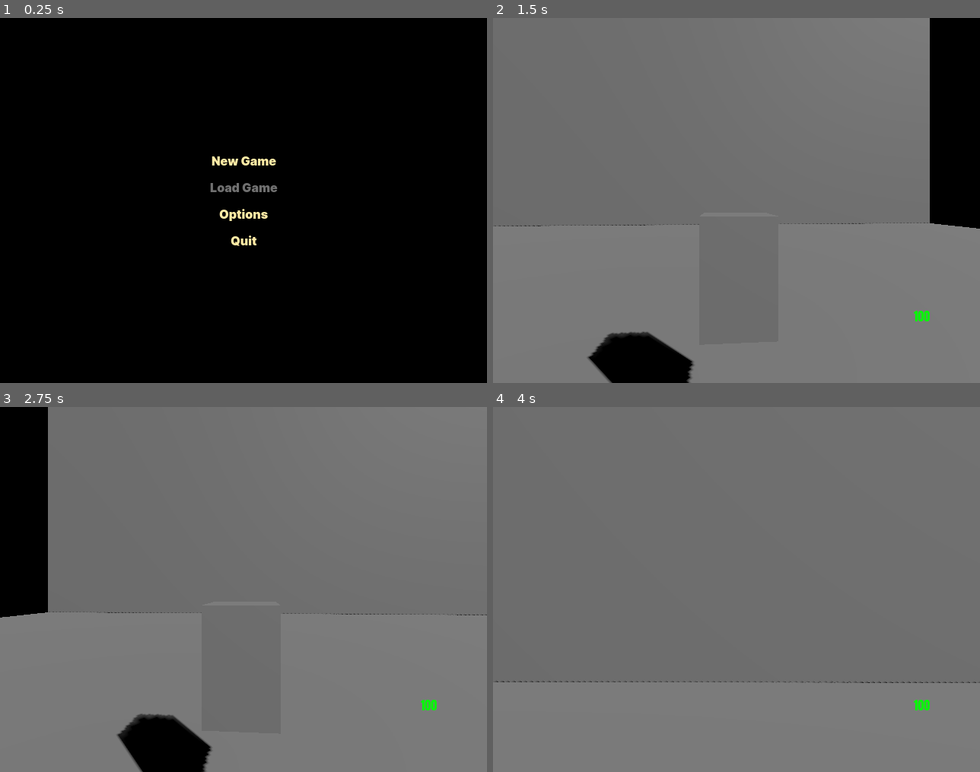
Above: before the commit, frames 1-4 (two rows, left to right).
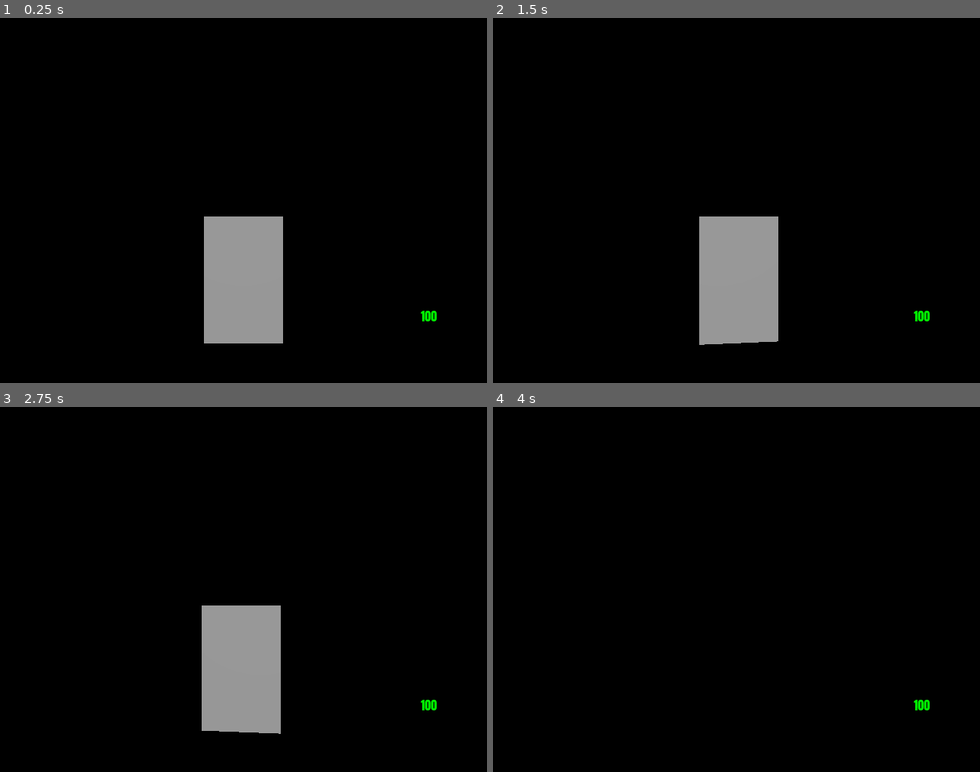
Above: after the commit, the same moments.

Repository: CyberFoxHax/godot-mdk
Game: Godot game, scene res://levels/LevelLoad.tscn
The game is run twice, just before and just after one commit, with the same random seed, the same clock (stepped at 60 frames per second) and the same inputs. Before the commit the project starts from res://menu/menu.tscn.
Inputs (mouse positions are in pixels of both pictures, inside the frame that each line leads up to):
- Up to frame 1 (0.25 s): no input
- Up to frame 2 (1.5 s): click (736, 160) at 0.5 s, where only the run before the commit has a clickable "New Game"; tap Enter at 1.25 s; move the mouse to (760, 200) at 1.27 s; press the mouse at (760, 200) at 1.28 s; hold W (move_forward) from 1.28 s (still down)
- Up to frame 3 (2.75 s): keep holding W (move_forward); tap Space (jump) at 1.52, 2, 2.27 s; move the mouse to (219, 589) at 2.02 s; release the mouse at (219, 589) at 2.03 s; click (219, 589) at 2.1 s
- Up to frame 4 (4 s): keep holding W (move_forward); tap Enter at 2.75 s; move the mouse to (746, 582) at 2.77 s; hold Right mouse button (toggle_sniper_mode) 2.78-3.53 s; click (746, 582) at 3.05 s; tap Space (jump) at 3.5, 3.77 s; move the mouse to (731, 596) at 3.52 s; tap Middle mouse button (use_item) at 3.6 s; click (731, 596) at 3.8 s

The runs differ from the first frame. In frame 1, 6.3% of the frame differs, in the area x 41-90%, y 37-90%; in frame 2, 92%; in frame 3, 92%; in frame 4, 100%, in the area x 0-100%, y 0-100%.
Error after the commit: Parse Error: Could not find type "MDKImage" in the current scope. (res://levels/level_load.gd:27)

Commit message:
sped up texture loading

Diff:
--- a/actors/player.gd
+++ b/actors/player.gd
@@ -6,6 +6,8 @@
 const RUN_SPEED = 2
 const JUMP_VELOCITY = 0.24
 const GRAVITY = 34
+
+@export var bullet_scene: PackedScene
 
 @onready var kinematic_body := $CharacterBody3D as CharacterBody3D
 @onready var pivot := $Smoothing/Pivot as Node3D
@@ -60,10 +62,8 @@
 	if not any_raycast_colliding:
 		velocity.y -= GRAVITY * delta
 
-	# warning-ignore:return_value_discarded
 	kinematic_body.set_velocity(velocity)
 	kinematic_body.move_and_slide()
-	kinematic_body.velocity
 
 	if Input.is_action_pressed("attack") and is_zero_approx(refire_timer):
 		if sniper_mode:
@@ -72,7 +72,7 @@
 			refire_timer = 0.133333
 
 		if hitscan_raycast.is_colliding():
-			var bullet := preload("res://actors/player_bullet.tscn").instantiate()
+			var bullet := bullet_scene.instantiate()
 			get_parent().add_child(bullet)
 			bullet.global_transform.origin = hitscan_raycast.get_collision_point()
 
--- a/actors/player.tscn
+++ b/actors/player.tscn
@@ -1,7 +1,7 @@
 [gd_scene load_steps=6 format=3 uid="uid://b74fpcybwy21o"]
 
-[ext_resource type="Script" uid="uid://va41s84tur56" path="res://addons/smoothing/smoothing.gd" id="1"]
 [ext_resource type="Script" uid="uid://cj4v4v5q52apj" path="res://actors/player.gd" id="2"]
+[ext_resource type="PackedScene" path="res://actors/player_bullet.tscn" id="2_1yqc4"]
 [ext_resource type="PackedScene" uid="uid://3a6dbpy4w7a0" path="res://hud/hud.tscn" id="3"]
 
 [sub_resource type="BoxMesh" id="1"]
@@ -13,10 +13,9 @@
 [node name="Player" type="Node3D"]
 transform = Transform3D(1, 0, 0, 0, 1, 0, 0, 0, 1, 0, 6, 0)
 script = ExtResource("2")
+bullet_scene = ExtResource("2_1yqc4")
 
 [node name="Smoothing" type="Node3D" parent="."]
-script = ExtResource("1")
-target = NodePath("../CharacterBody3D")
 
 [node name="Pivot" type="Node3D" parent="Smoothing"]
 
@@ -53,5 +52,5 @@
 target_position = Vector3(0, -1.7, 0)
 
 [node name="HUD" parent="." instance=ExtResource("3")]
-layout_mode = 3
-anchors_preset = 15
+grow_horizontal = 2
+grow_vertical = 2
--- a/levels/LevelLoad.tscn
+++ b/levels/LevelLoad.tscn
@@ -1,9 +1,12 @@
-[gd_scene load_steps=8 format=3 uid="uid://dkto6v631k2pe"]
+[gd_scene load_steps=11 format=3 uid="uid://dkto6v631k2pe"]
 
 [ext_resource type="Script" uid="uid://dpyveylxifg4d" path="res://levels/level_load.gd" id="1_1ocvx"]
 [ext_resource type="Shader" uid="uid://c3klv5gq42i17" path="res://shaders/MDKTextureConverter.gdshader" id="2_a28o7"]
 [ext_resource type="Shader" uid="uid://ype5tgy8c7c2" path="res://shaders/Sky.gdshader" id="3_jrfhj"]
+[ext_resource type="Material" uid="uid://cjnwgsmq1waj7" path="res://shaders/texturematerial.tres" id="3_m6ke4"]
 [ext_resource type="Texture2D" uid="uid://cj6xp0gtqdrde" path="res://black.png" id="4_l2661"]
+[ext_resource type="Material" uid="uid://b32x015ary8uc" path="res://shaders/black.tres" id="4_uovlw"]
+[ext_resource type="PackedScene" uid="uid://b74fpcybwy21o" path="res://actors/player.tscn" id="7_uovlw"]
 
 [sub_resource type="ShaderMaterial" id="ShaderMaterial_l2661"]
 shader = ExtResource("3_jrfhj")
@@ -24,9 +27,8 @@
 script = ExtResource("1_1ocvx")
 parser_shader = ExtResource("2_a28o7")
 enviroment = NodePath("WorldEnvironment")
-
-[node name="Camera3D" type="Camera3D" parent="."]
-transform = Transform3D(-1, 0, -8.74228e-08, 0, 1, 0, 8.74228e-08, 0, -1, 0, 10, 0)
+material_texture = ExtResource("3_m6ke4")
+material_black = ExtResource("4_uovlw")
 
 [node name="DirectionalLight3D" type="DirectionalLight3D" parent="."]
 
@@ -37,3 +39,6 @@
 
 [node name="WorldEnvironment" type="WorldEnvironment" parent="."]
 environment = SubResource("Environment_m6ke4")
+
+[node name="Player" parent="." instance=ExtResource("7_uovlw")]
+transform = Transform3D(1, 0, 0, 0, 1, 0, 0, 0, 1, 0, 3, 0)
--- a/levels/level_load.gd
+++ b/levels/level_load.gd
@@ -2,51 +2,71 @@
 
 const BASE_PATH := "D:/Projects/mdk/MDK-Game"
 
-@onready var ui_list:ItemList = $ItemList
 @export var parser_shader:Shader
 @export var enviroment: WorldEnvironment
+@export var material_texture: Material
+@export var material_black: Material
+@export var material_shiny: Material
+@export var material_transparent: Material
+
+@onready var ui_list:ItemList = $ItemList
 
 var _textures_dict: Dictionary = {}
 var _textures: Array[ImageTexture] = []
 
 static var palette: PackedColorArray = []
 
-var texturesConvertViewport: SubViewport
-var texturesConvertRect: ColorRect
-var texturesConvertMaterial:Material
-
-func create_texture(image: MDKImage) -> ImageTexture:
+#var texturesConvertViewport: SubViewport
+#var texturesConvertRect: ColorRect
+#var texturesConvertMaterial:Material
+
+class RenderTask:
+	var viewport:SubViewport
+	var image:MDKImage
+
+func create_texture(image: MDKImage, _palette:PackedColorArray) -> RenderTask:
 	var width := image.width
 	var height := image.height
 	if width > 5000 or height > 5000:
 		return null;
-	var sw := Time.get_ticks_msec()
+
+	var texturesConvertViewport = SubViewport.new()
+	texturesConvertViewport.render_target_update_mode = SubViewport.UPDATE_ONCE
+	add_child(texturesConvertViewport)
+	var texturesConvertRect = ColorRect.new()
+	texturesConvertViewport.add_child(texturesConvertRect)
+
+	var shader_material = ShaderMaterial.new()
+	shader_material.shader = parser_shader
+	texturesConvertRect.material = shader_material
+	var texturesConvertMaterial = shader_material
 
 	var beforeTexture = Image.create(width, height, false, Image.FORMAT_R8)
 	beforeTexture.set_data(width, height, false, Image.FORMAT_R8, image.data)
 	var beforeImage = ImageTexture.create_from_image(beforeTexture)
 
-
 	texturesConvertViewport.size = Vector2i(width, height)
 	texturesConvertRect.size = Vector2i(width, height)
-	texturesConvertMaterial.set_shader_parameter("palette", palette)
+	texturesConvertMaterial.set_shader_parameter("palette", _palette)
 	texturesConvertMaterial.set_shader_parameter("pixels_size", Vector2(width, height))
 	texturesConvertMaterial.set_shader_parameter("pixels", beforeImage)
 
-	await RenderingServer.frame_post_draw
-
-	var img = texturesConvertViewport.get_texture().get_image()
-
-	beforeTexture.blit_rect(
+	var task := RenderTask.new()
+	task.viewport = texturesConvertViewport
+	task.image = image
+	return task
+
+func create_texture_post(task:RenderTask):
+	var img = task.viewport.get_texture().get_image()
 	var texture = ImageTexture.create_from_image(img)
 
 	_textures.append(texture)
-	if image.name == null:
+	if task.image.name == null:
 		return texture
-	if not _textures_dict.has(image.name):
-		_textures_dict[image.name] = texture
-	ui_list.add_item(image.name, texture)
-	print("Image \"%s\" (%dx%d) loaded in %dms" % [image.name, width, height, (Time.get_ticks_msec() - sw)])
+	if not _textures_dict.has(task.image.name):
+		_textures_dict[task.image.name] = texture
+	ui_list.add_item(task.image.name, texture)
+	print("Image \"%s\" (%dx%d) loaded" % [task.image.name, task.image.width, task.image.height])
 	return texture
 
 func create_mesh(mdkmesh: MDKMesh, _name: String) -> Node3D:
@@ -101,31 +121,41 @@
 
 		submeshIndex = submeshIndex+1;
 
-
 	mr.mesh = mesh
 	obj.add_child(mr)
+
+	var staticbody3d = StaticBody3D.new()
+	var shape = ConcavePolygonShape3D.new()
+	shape.set_faces(mesh.get_faces())
+	var collider = CollisionShape3D.new()
+	collider.shape = shape
+	staticbody3d.add_child(collider)
+	obj.add_child(staticbody3d);
+
 	return obj
 
 var files := MDKFiles.new()
 var skybox: Texture2D
 
 func create_material(flags: int, materials_map: Dictionary[int, Texture2D]) -> StandardMaterial3D:
-	var material := StandardMaterial3D.new()
-	material.roughness = 1.0
-	material.specular_mode = BaseMaterial3D.SPECULAR_DISABLED
-	material.albedo_color = Color.WHITE
-	if flags >= -255 and flags <= -1:
+	if flags == 0:
+		return material_black;
+	elif flags >= -255 and flags <= -1:
+		var material := material_texture.duplicate()
 		if -flags < palette.size():
 			material.albedo_color = palette[-flags]
+		return material
 	elif flags >= 0 and flags <= 255:
+		var material := material_texture.duplicate()
 		if materials_map.has(flags):
 			material.albedo_texture = materials_map[flags]
 		else:
 			push_error("Material key not found: %d" % flags)
-
-	return material
+		return material
+	return null
 
 func _ready() -> void:
+	var sw_total := Time.get_ticks_msec()
 	var sw := Time.get_ticks_msec()
 
 	files = MDKFiles.new()
@@ -136,17 +166,8 @@
 	print("Data loaded in %d ms" % (Time.get_ticks_msec() - sw))
 	sw = Time.get_ticks_msec()
 
-	texturesConvertViewport = SubViewport.new()
-	texturesConvertViewport.render_target_update_mode = SubViewport.UPDATE_ALWAYS
-	add_child(texturesConvertViewport)
-	texturesConvertRect = ColorRect.new()
-	texturesConvertViewport.add_child(texturesConvertRect)
-
-	var shader_material = ShaderMaterial.new()
-	shader_material.shader = parser_shader
-	texturesConvertRect.material = shader_material
-	texturesConvertMaterial = shader_material
-
+
+	var viewports: Array[RenderTask] = []
 
 	for loc in files.o_mto.room_locations:
 		if loc.name == "DANT_8":
@@ -155,11 +176,26 @@
 		for i in room.palette.size():
 			palette[i + 64] = room.palette[i]
 		for sss in room.mti_items:
-			await create_texture(sss.image)
+			viewports.append(create_texture(sss.image, palette.duplicate()))
 
 	for item in files.s_mti.entries:
 		if item.image != null:
-			await create_texture(item.image)
+			viewports.append(create_texture(item.image, palette))
+
+	var skybox_task := create_texture(files.dti.skybox_image, palette)
+
+	await RenderingServer.frame_post_draw
+
+	skybox = create_texture_post(skybox_task);
+	skybox_task.viewport.queue_free()
+	enviroment.environment.sky.sky_material.set_shader_parameter("tex", skybox);
+
+	print("Images loaded in %d ms" % (Time.get_ticks_msec() - sw))
+	sw = Time.get_ticks_msec()
+
+	for port in viewports:
+		create_texture_post(port)
+		port.viewport.queue_free()
 
 	for loc in files.o_mto.room_locations:
 		if loc.name == "DANT_8":
@@ -172,13 +208,7 @@
 			continue
 		create_mesh(file.mesh, file.name)
 
-	skybox = await create_texture(files.dti.skybox_image)
-	enviroment.environment.sky.sky_material.set_shader_parameter("tex", skybox);
-	#skybox.set("filter_mode", Texture2D.FILTER_BILINEAR)
-	#skybox.set("wrap_mode_u", Texture2D.WRAP_REPEAT)
-	#skybox.set("wrap_mode_v", Texture2D.WRAP_CLAMP)
-	#RenderingServer.global_shader_parameter_set("skybox", skybox)
-
-	texturesConvertViewport.queue_free()
+
 
 	print("Level constructed in %d ms" % (Time.get_ticks_msec() - sw))
+	print("Total loading time %d ms" % (Time.get_ticks_msec() - sw_total))
--- a/mdk_data/MDKFiles.gd
+++ b/mdk_data/MDKFiles.gd
@@ -11,32 +11,60 @@
 func load_level(base_path: String, level: String) -> void:
 	var path := base_path.path_join("TRAVERSE").path_join(level)
 
-	var fontfti := base_path.path_join("MISC").path_join("mdkfont.fti")
-	var levelcmi := path.path_join(level + ".CMI")
-	var leveldti := path.path_join(level + ".DTI")
-	var levelmto := path.path_join(level + "O.MTO")
-	var levelosni := path.path_join(level + "O.SNI")
-	var levelsmti := path.path_join(level + "S.MTI")
-	var levelssni := path.path_join(level + "S.SNI")
+	# Define file paths
+	var file_paths := {
+		"fti": base_path.path_join("MISC").path_join("mdkfont.fti"),
+		"cmi": path.path_join(level + ".CMI"),
+		"dti": path.path_join(level + ".DTI"),
+		"o_mto": path.path_join(level + "O.MTO"),
+		"o_sni": path.path_join(level + "O.SNI"),
+		"s_mti": path.path_join(level + "S.MTI"),
+		"s_sni": path.path_join(level + "S.SNI")
+	}
 
-	fti = load_file(fontfti, FTIFile)
-	cmi = load_file(levelcmi, CMIFile)
-	dti = load_file(leveldti, DTIFile)
-	o_mto = load_file(levelmto, MTOFile)
-	o_sni = load_file(levelosni, SNIFile)
-	s_mti = load_file(levelsmti, MTIFile)
-	s_sni = load_file(levelssni, SNIFile)
+	# Define data types for each file
+	var data_types := {
+		"fti": FTIFile,
+		"cmi": CMIFile,
+		"dti": DTIFile,
+		"o_mto": MTOFile,
+		"o_sni": SNIFile,
+		"s_mti": MTIFile,
+		"s_sni": SNIFile
+	}
 
-func load_file(path: String, data_type: GDScript) -> Variant:
-	var file :FileAccess= FileAccess.open(path, FileAccess.READ)
-	if file == null:
-		push_error("Failed to open file: %s" % path)
-		return null
+	# Dictionary to store threads and their results
+	var threads := {}
+	var results := {}
 
+	# Start a thread for each file
+	for key in file_paths:
+		var thread := Thread.new()
+		threads[key] = thread
+		thread.start(load_file.bind(file_paths[key], data_types[key], results, key))
+
+	# Wait for all threads to complete
+	for key in threads:
+		var thread: Thread = threads[key]
+		thread.wait_to_finish()
+
+	# Assign results to class variables
+	fti = results["fti"]
+	cmi = results["cmi"]
+	dti = results["dti"]
+	o_mto = results["o_mto"]
+	o_sni = results["o_sni"]
+	s_mti = results["s_mti"]
+	s_sni = results["s_sni"]
+
+func load_file(path: String, data_type: GDScript, results: Dictionary, result_key: String) -> void:
+	var file := FileAccess.open(path, FileAccess.READ)
 	var buffer := file.get_buffer(file.get_length())
 	var byteBuffer = ByteBuffer.new(buffer)
 
 	var data = data_type.new()
 	data.read(byteBuffer)
 	file.close()
-	return data
+
+	print("loaded " + path)
+	results[result_key] = data
--- a/project.godot
+++ b/project.godot
@@ -11,7 +11,7 @@
 [application]
 
 config/name="Godot MDK"
-run/main_scene="res://menu/menu.tscn"
+run/main_scene="uid://dkto6v631k2pe"
 config/features=PackedStringArray("4.4")
 boot_splash/bg_color=Color(0, 0, 0, 1)
 boot_splash/image="res://splash.png"
--- /dev/null
+++ b/shaders/black.tres
@@ -0,0 +1,4 @@
+[gd_resource type="StandardMaterial3D" format=3 uid="uid://b32x015ary8uc"]
+
+[resource]
+albedo_color = Color(0.0687983, 0.0687983, 0.0687983, 1)
--- /dev/null
+++ b/shaders/texturematerial.tres
@@ -0,0 +1,3 @@
+[gd_resource type="StandardMaterial3D" format=3 uid="uid://cjnwgsmq1waj7"]
+
+[resource]
